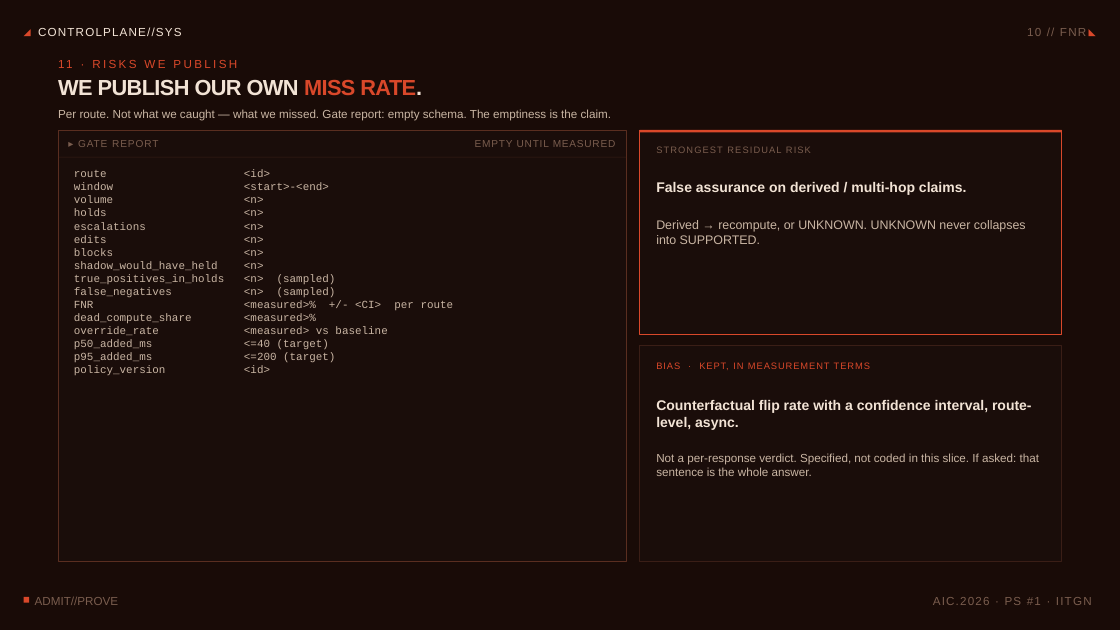
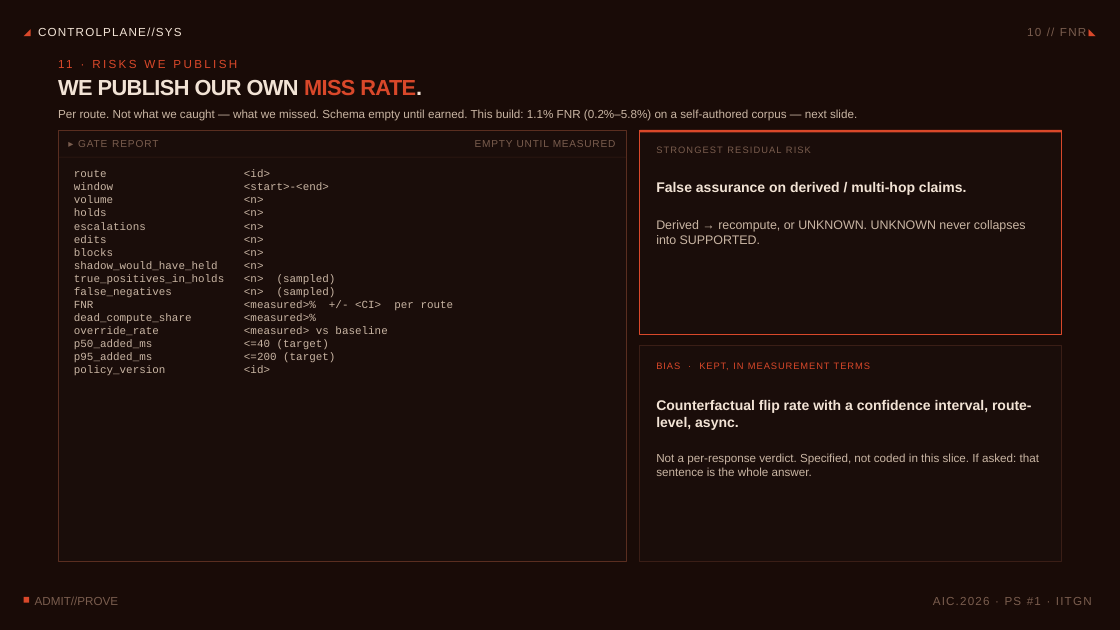
Before and after one commit to Srujan0798/controlplane-ai, a slide deck: slide 12 of submission/ControlPlane_Round2_Pitch.pptx. Drawn at 1120x630 pixels with LibreOffice and Linux fonts; fonts in the diff are those of the drawing. Boxes give left, top, right and bottom in pixels: in the first picture for what was removed or moved away, otherwise in the second. Text is boxed around its words. In the diff, an @@ line names an element or a change of style, - is before the commit and + after.

```diff
--- a/submission/ControlPlane_Round2_Pitch.pptx
+++ b/submission/ControlPlane_Round2_Pitch.pptx
@@ text at [58, 109, 857, 121]: text changed @@
-Per route. Not what we caught — what we missed. Gate report: empty schema. The emptiness is the claim.
+Per route. Not what we caught — what we missed. Schema empty until earned. This build: 1.1% FNR (0.2%–5.8%) on a self-authored corpus — next slide.
```
Also in this commit, not shown: 2 other slides changed, 8 other files.
